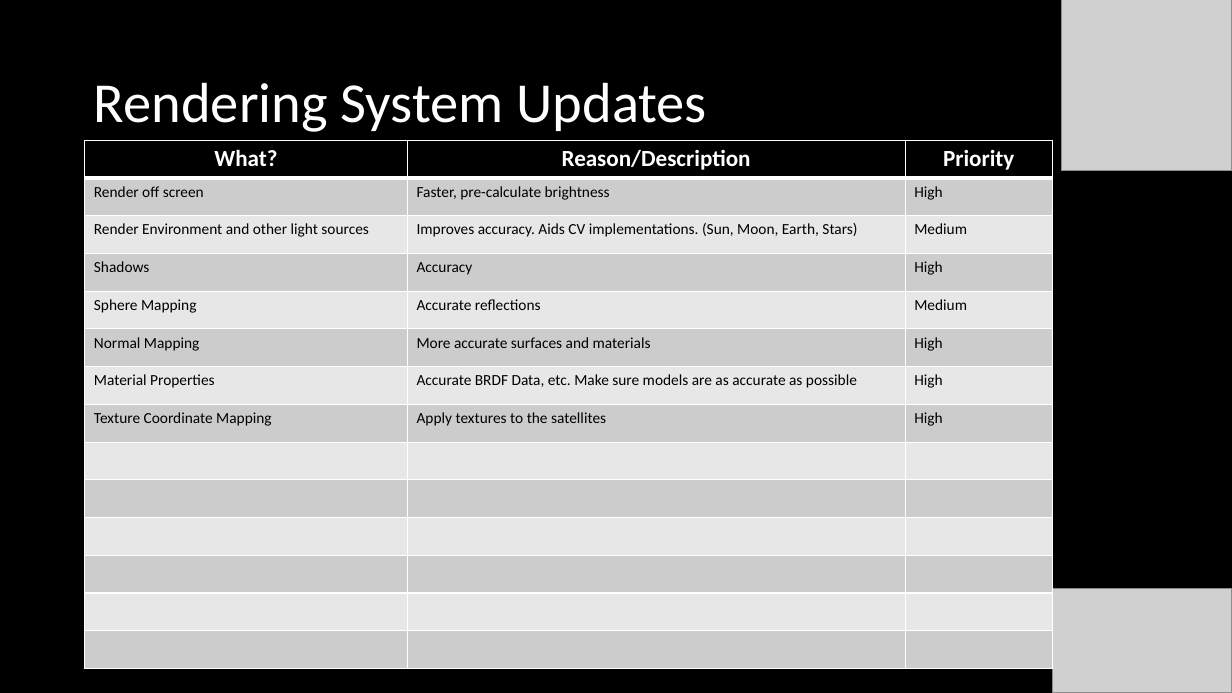
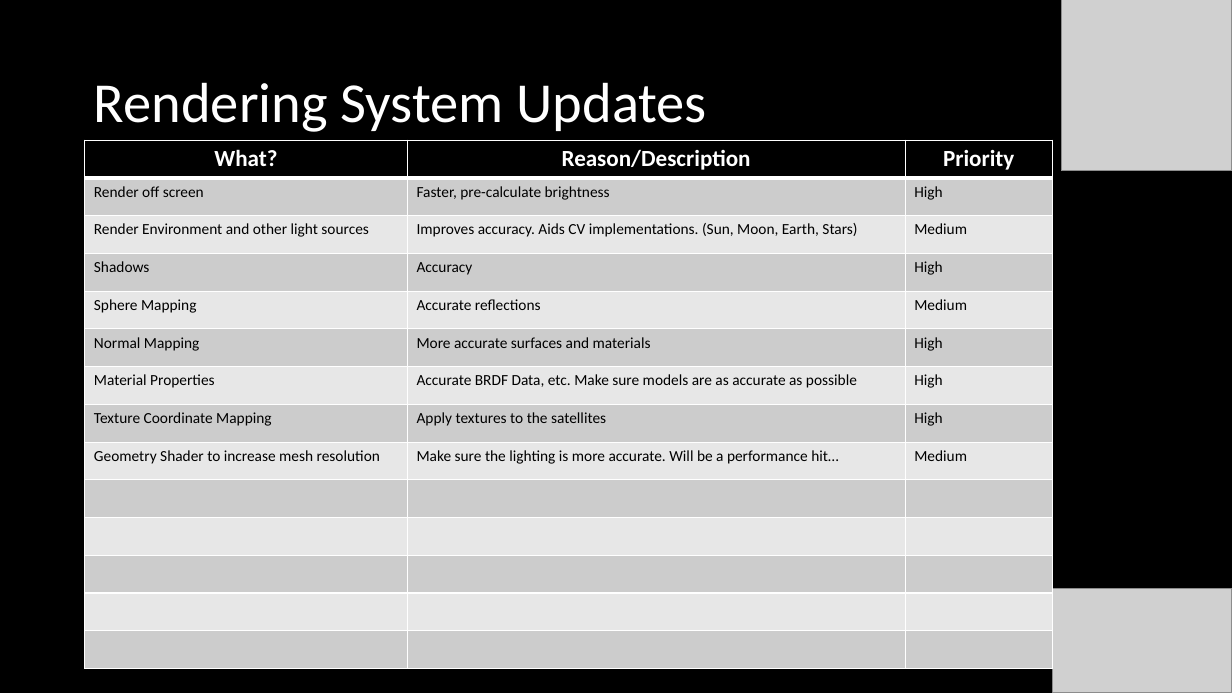
Before and after one commit to henry-valentine/COMPASS, a slide deck: slide 7 of documentation/COMPASS Project Status Document.pptx. Drawn at 1232x693 pixels with LibreOffice and Linux fonts; fonts in the diff are those of the drawing; grey boxes stand for pictures. Boxes give left, top, right and bottom in pixels: in the first picture for what was removed or moved away, otherwise in the second. Text is boxed around its words. In the diff, an @@ line names an element or a change of style, - is before the commit and + after.

```diff
--- a/documentation/COMPASS Project Status Document.pptx
+++ b/documentation/COMPASS Project Status Document.pptx
@@ table at [85, 140, 1054, 669] @@
+row 9: Geometry Shader to increase mesh resolution | Make sure the lighting is more accurate. Will be a performance hit… | Medium
-row 14:  |  | 
```
Also in this commit, not shown: 6 other slides changed, 1 slide added, 30 other files.
